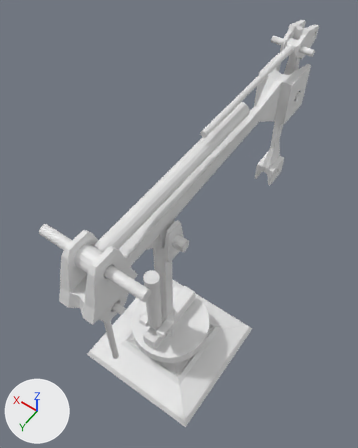
The Blender file BasicSht/TutorialSht/Claw01.blend as it was, and as the next commit left it.
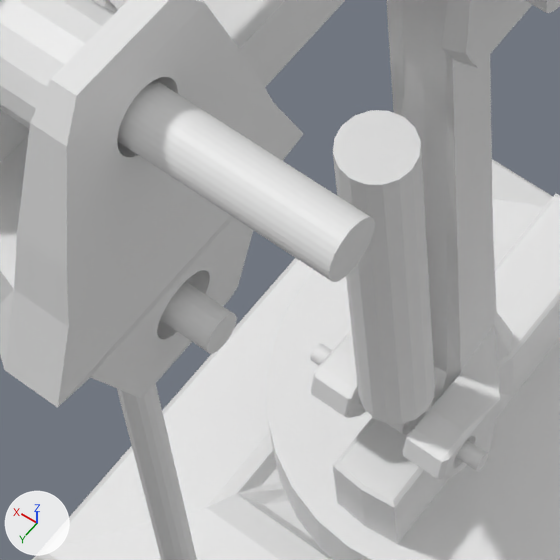
The first picture shows the older version from a 50 mm lens placed at (-223.0, 286.0, 784.0), pointed at (34.0, -74.0, 218.0). The close-ups show both versions on the part from 23% to 52% of the width and 56% to 79% of the height of that picture; other places that the commit changed are outside them. The lights are fixed; the arrows at lower left show +X, +Y and +Z.
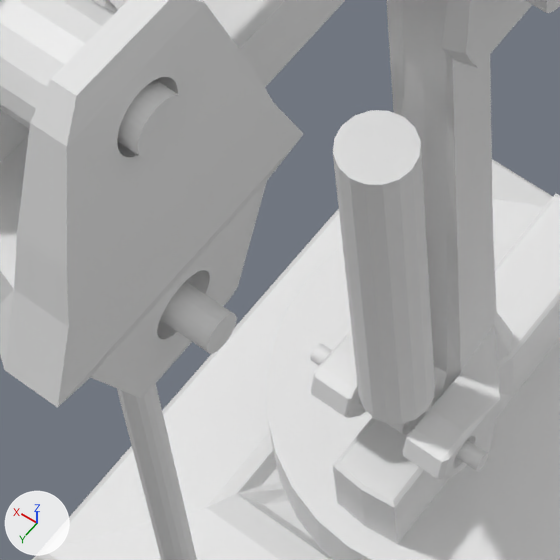
Location of each change, (x1, y1, x2, y2) in pixels of the close-ups (560 x 560 px; the box of a moved part takes in the faces that stretch with it):
'Cylinder.004', reshaped
    before: (0, 0, 375, 282)
    after: (0, 0, 185, 158)
part 1 of me_cylinder_005, moved or reshaped
    before: (137, 99, 372, 282)
    after: (137, 99, 185, 158)

The edits, one by one:
me_cylinder_005 has 292 vertices, 201 faces and spans x -6.6..6.62, y -1.27..1.27, z -1.16..4.69.
me_cylinder_005 is used by ob_cylinder_004; location (0.0, 71.7, 384.1); rotation (1.571, 0.0, 0.0), in degrees (90, 0, 0); scale (10.0, 10.0, 50.0).
me_cylinder_005 part 1: all 32 vertices in x -6.6, y -0.62..0.63, z -1.03..-0.78 are moved by (4.2, 0.0, 0.0).
